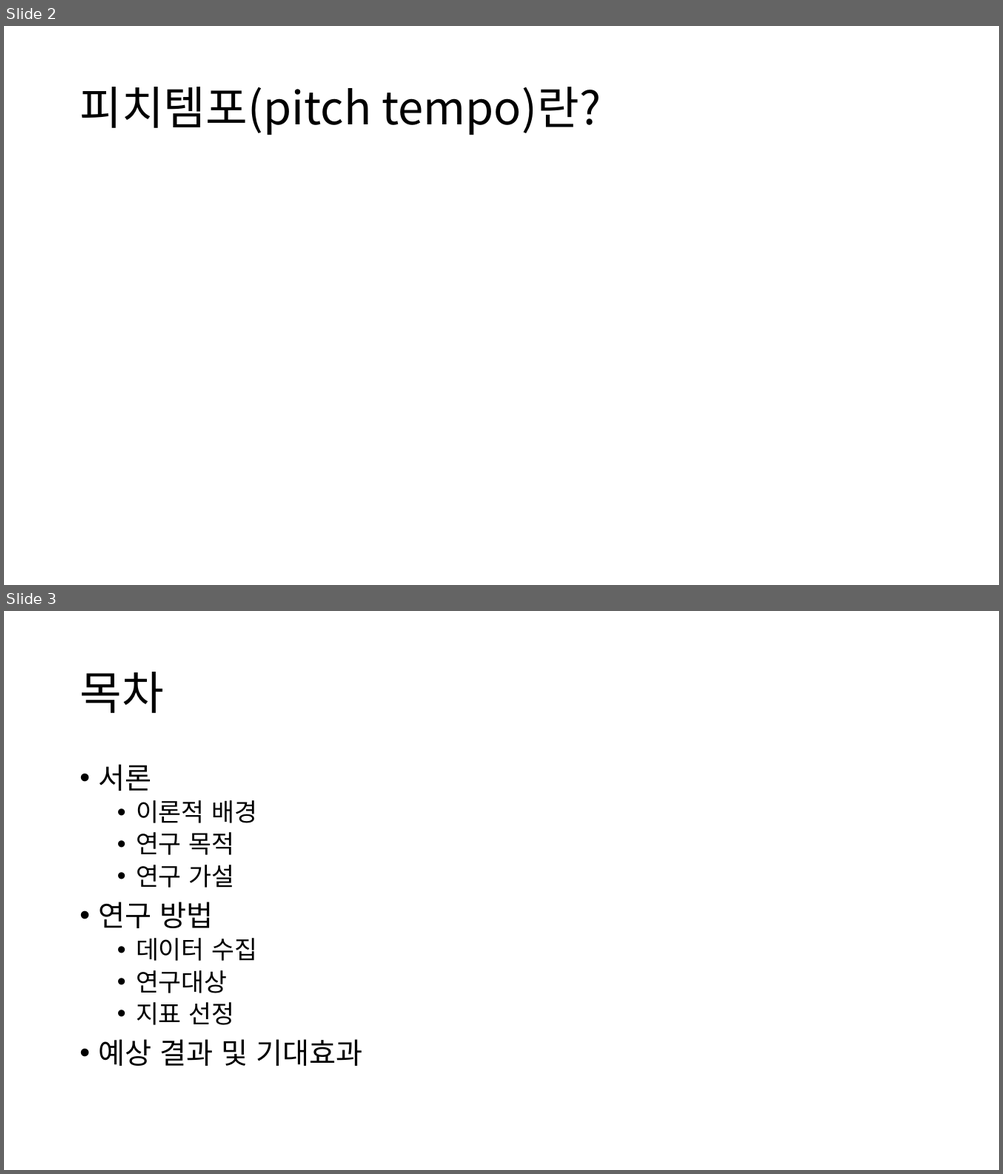
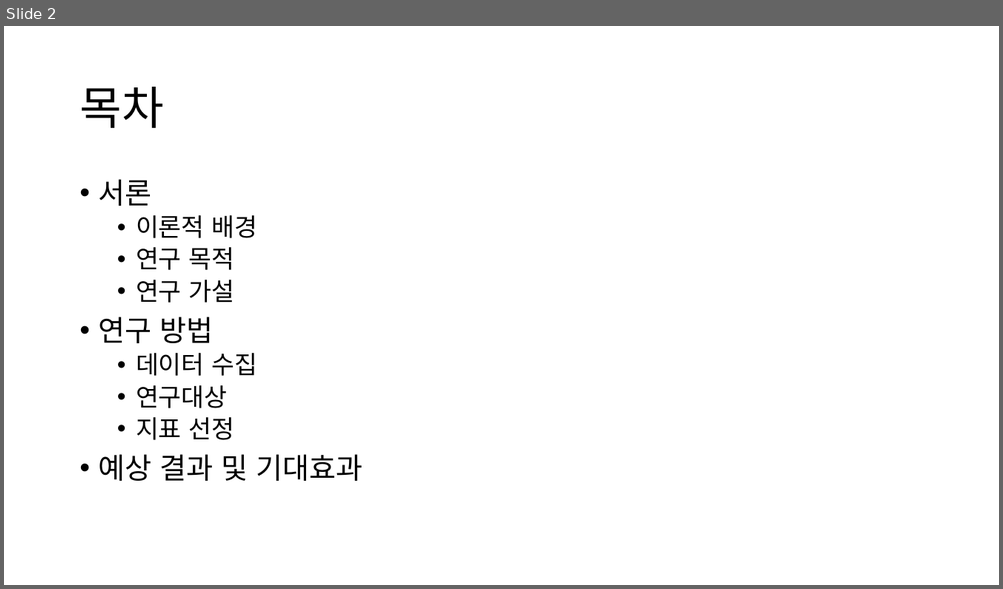
Before and after one commit to Tae-Hyeon-Kim/Statcast, a slide deck: 0304 연구 계획서 발표.pptx. Shown one above the other, each under a label of ours: slides 2 and 3 before the commit, slide 2 after it. The pictures are 1003x1174 and 1003x589 pixels, drawn with LibreOffice and Linux fonts; fonts in the diff are those of the drawing. Boxes give left, top, right and bottom in pixels: in the first picture for what was removed or moved away, otherwise in the second. Text is boxed around its words. In the diff, an @@ line names an element or a change of style, - is before the commit and + after.

```diff
--- a/0304 연구 계획서 발표.pptx
+++ b/0304 연구 계획서 발표.pptx
@@ slide 2 removed at (4, 26, 999, 585), background #FFFFFF @@
@@ title removed at (79, 87, 600, 135) @@
-피치템포(pitch tempo)란?
@@ what was slide 3 is now slide 2 @@
```
Also in this commit, not shown: 3 slides changed.
